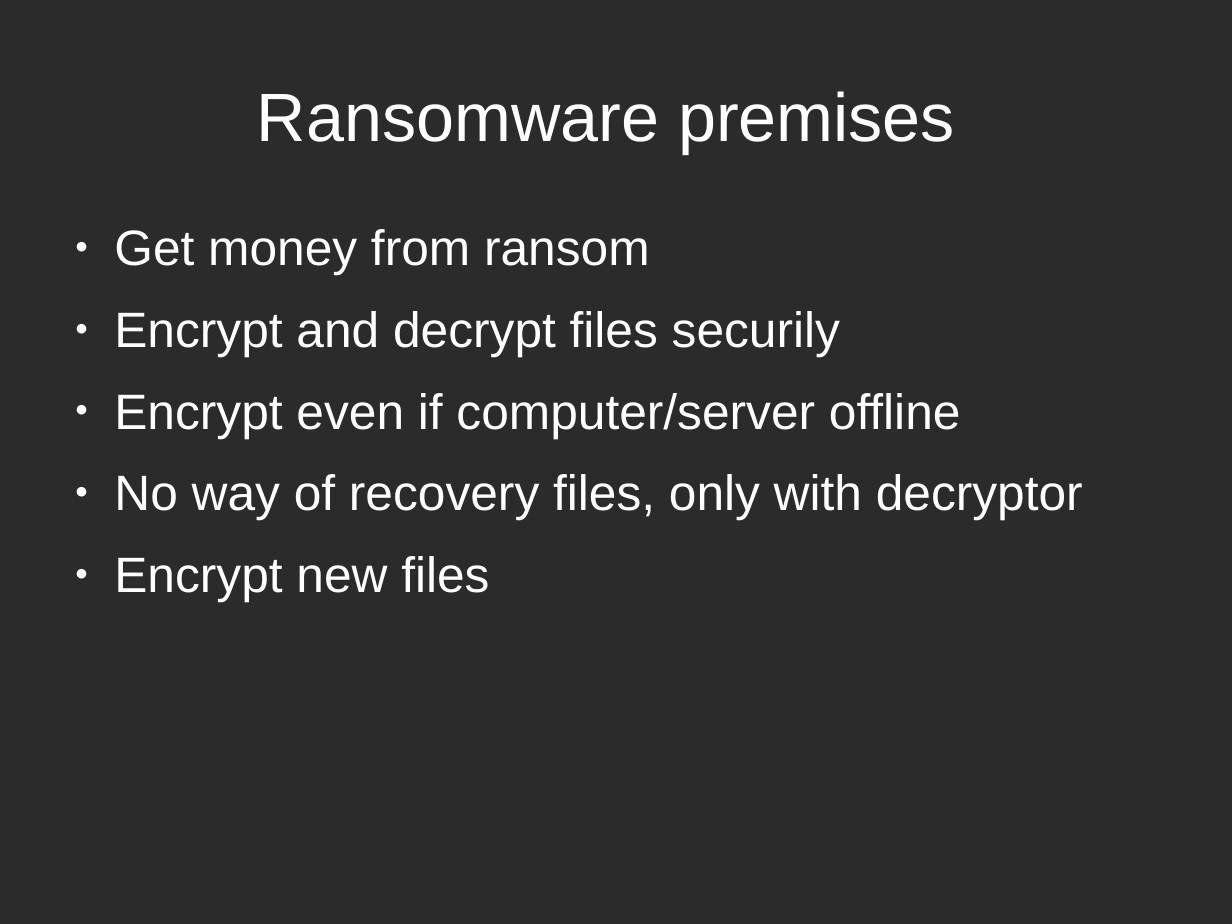
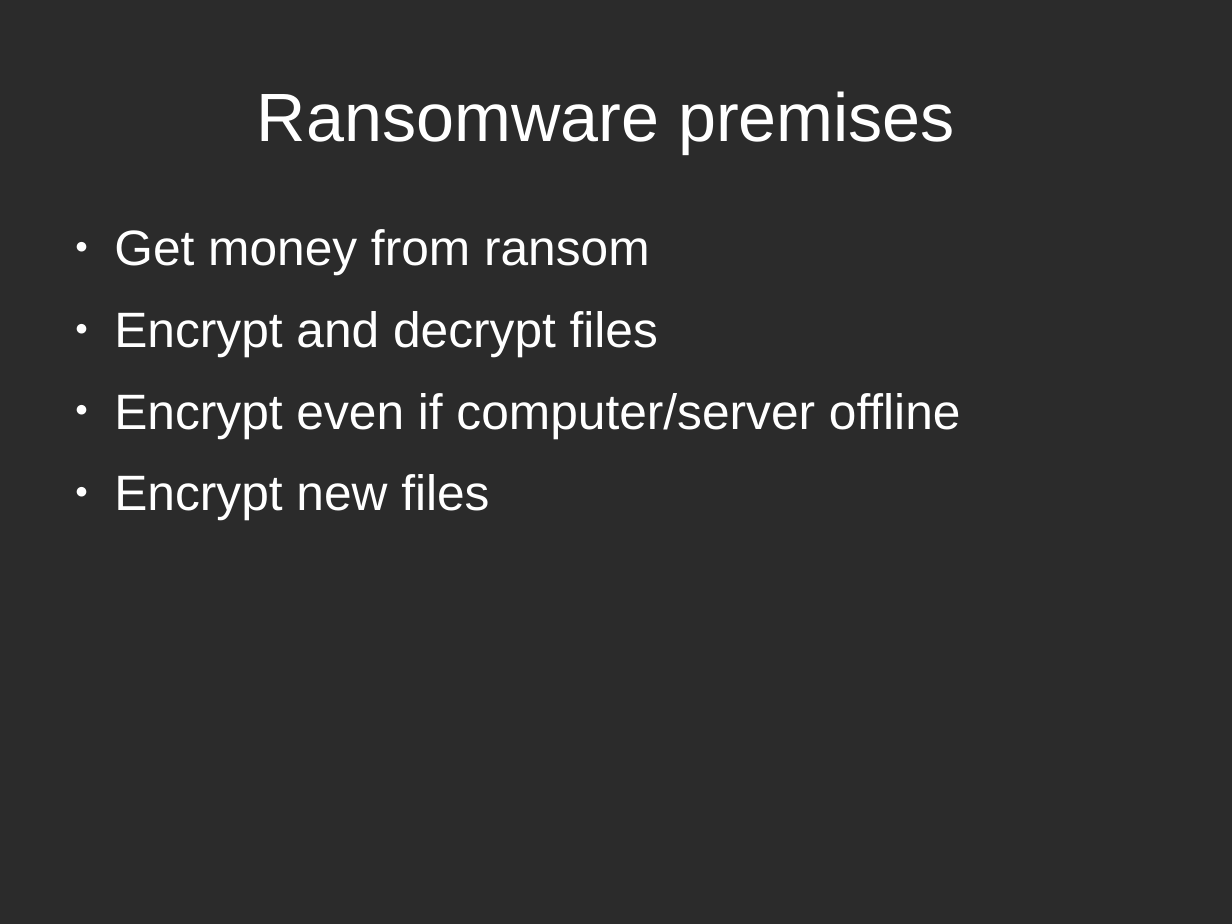
Before and after one commit to tarcisio-marinho/GonnaCry, a slide deck: slide 2 of Python/talk/na_beira_do_rio.odp. Drawn at 1232x924 pixels with LibreOffice and Linux fonts; fonts in the diff are those of the drawing; background and template pictures are left out; a plain dark background stands for a picture behind light text. Boxes give left, top, right and bottom in pixels: in the first picture for what was removed or moved away, otherwise in the second. Text is boxed around its words. In the diff, an @@ line names an element or a change of style, - is before the commit and + after.

```diff
--- a/Python/talk/na_beira_do_rio.odp
+++ b/Python/talk/na_beira_do_rio.odp
@@ text at (114,311,658,357): text changed @@
-● Encrypt and decrypt files securily
+● Encrypt and decrypt files
@@ text at (114,474,1083,520): paragraph removed @@
-● No way of recovery files, only with decryptor
```
Also in this commit, not shown: 1 other slide changed, 2 slides added, 11 slides removed, 4 other files.
